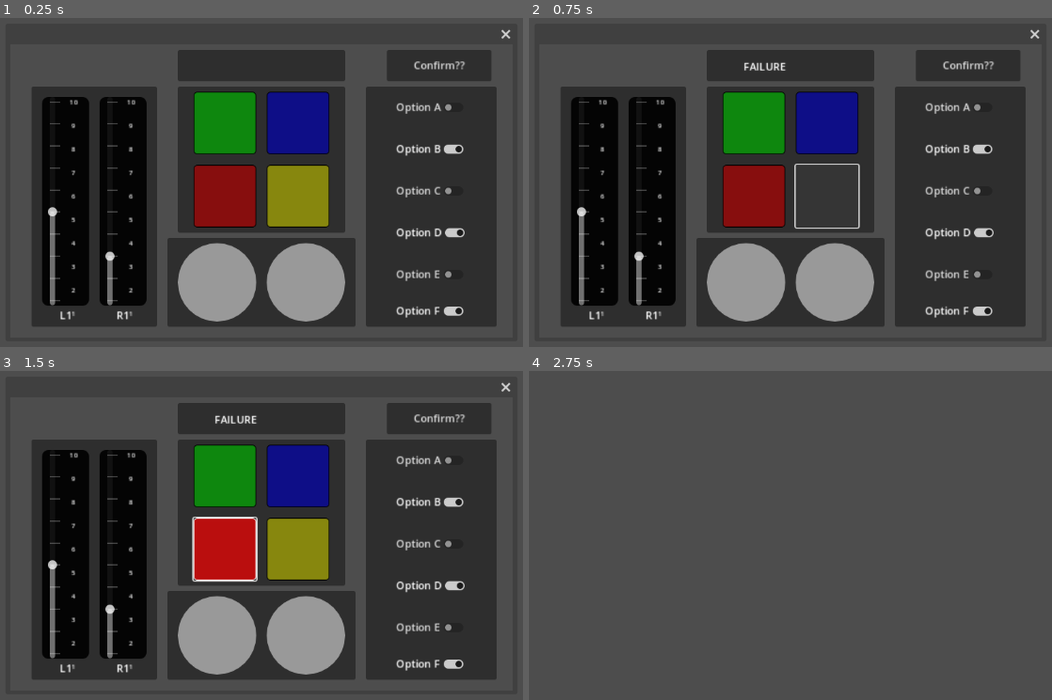
Above: before the commit, frames 1-4 (two rows, left to right).
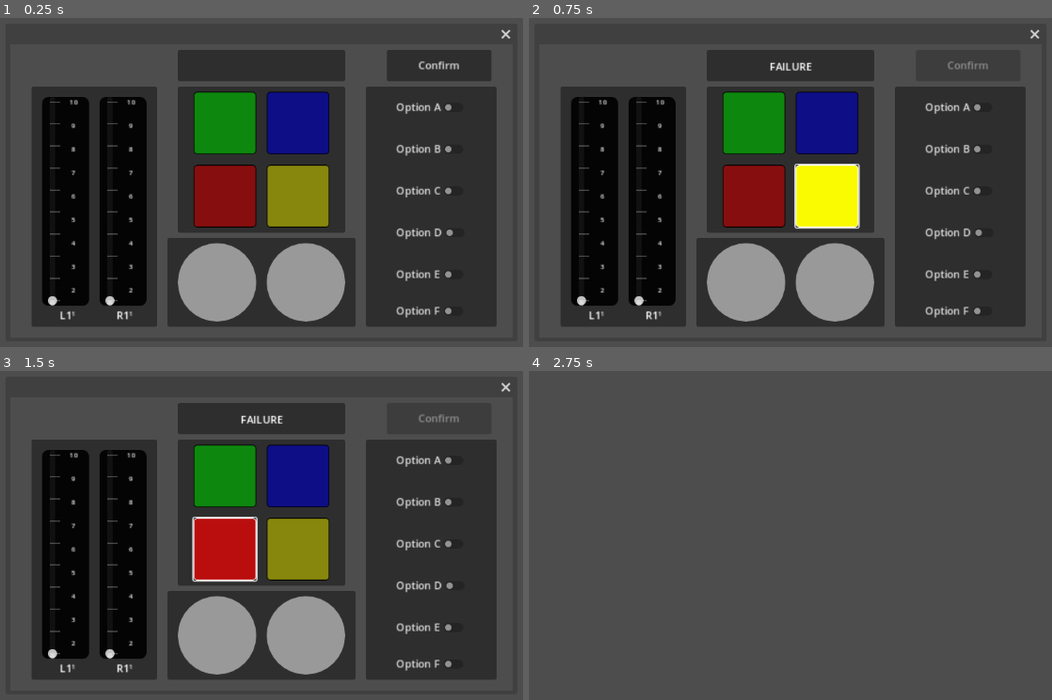
Above: after the commit, the same moments.

Repository: andrewpressman/Operation-OS
Game: Godot game, scene res://Tasks/Buttons.tscn
Same seed, same stepped clock (60 frames per second), same inputs: the game is played once before the commit and once after it. This scene is started directly instead of the project's main scene.
Inputs (mouse positions are in pixels of both pictures, inside the frame that each line leads up to):
- Up to frame 1 (0.25 s): no input
- Up to frame 2 (0.75 s): click (827, 195) at 0.5 s
- Up to frame 3 (1.5 s): click (224, 548) at 1.25 s
- Up to frame 4 (2.75 s): tap Enter at 2 s

The runs differ from the first frame. In frame 1, 1.0% of the frame differs, in the area x 9-90%, y 13-91%; in frame 2, 3.5%, in the area x 9-89%, y 13-91%; in frame 3, 1.2%; in frame 4, nothing differs.

Commit message:
buttons window elements now all function
Levers, switchboard and buttons all correctly display instructions and confirm success and failure

Diff:
--- a/Tasks/Buttons.gd
+++ b/Tasks/Buttons.gd
@@ -4,10 +4,15 @@
 var PressedButton : int
 var TargetWindow : int
 var TargetButton : int
+var TargetL1 : int
+var TargetR1 : int
+var TargetSwitch : int
+var TargetSwitchValue : int
 
 # Called when the node enters the scene tree for the first time.
 func _ready():
 	SetTarget()
+	SetDisplay()
 	SetLevers(true)
 	SetSwitchBoard(true)
 
@@ -18,21 +23,44 @@
 #Gets which button needs to be pressed
 func SetTarget():
 	if !GlobalObj.ObjectiveComplete:
-		TargetWindow = GlobalObj.TargetButton
+		TargetWindow = GlobalObj.TargetWindow
 		match TargetWindow:
 			1:
 				#Press 1 of 4 buttons
-				TargetButton = randi_range(1,4)
+				TargetButton = GlobalObj.TargetButton
 			2:
-				#UpdateL1
-				pass
+				#UpdateL1 and R1
+				TargetL1 = GlobalObj.TargetLeversL1
+				TargetR1 = GlobalObj.TargetLeversR1
 			3:
-				#UpdateR1
-				pass
-			4:
-				pass
+				TargetSwitch = GlobalObj.TargetSwitch
+				if GlobalObj.SwitchBoard[TargetSwitch] == 0: TargetSwitchValue = 1
+				else: TargetSwitchValue = 0
+
 	else:
 		TargetWindow = 5
+
+func SetDisplay():
+	match GlobalObj.TargetWindow:
+		1:
+			if TargetButton == 1:
+				$Display/Label.text = "Press button Red"
+			if TargetButton == 2:
+				$Display/Label.text = "Press button Blue"
+			if TargetButton == 3:
+				$Display/Label.text = "Press button Green"
+			if TargetButton == 4:
+				$Display/Label.text = "Press button Yellow"
+		2:
+			$Display/Label.text = "Set L1 to: " + str(GlobalObj.TargetLeversL1) + "& Set R1 to: " + str(GlobalObj.TargetLeversR1)
+		3:
+			match GlobalObj.TargetSwitch:
+				0: $Display/Label.text = "Flip switch: Option A"
+				1: $Display/Label.text = "Flip switch: Option B"
+				2: $Display/Label.text = "Flip switch: Option C"
+				3: $Display/Label.text = "Flip switch: Option D"
+				4: $Display/Label.text = "Flip switch: Option E"
+				5: $Display/Label.text = "Flip switch: Option F"
 
 func SetSwitchBoard(input : bool):
 	if input:
@@ -49,17 +77,17 @@
 		if GlobalObj.SwitchBoard[5] == 1: $Switches/Switch6.button_pressed = true
 		else: $Switches/Switch6.button_pressed = false
 	else:
-		if $Switches/Switch1.button_pressed: GlobalObj.SwitchBoard[1] = 1
+		if $Switches/Switch1.button_pressed: GlobalObj.SwitchBoard[0] = 1
 		else: GlobalObj.SwitchBoard[0] = 0
-		if $Switches/Switch2.button_pressed: GlobalObj.SwitchBoard[2] = 1
+		if $Switches/Switch2.button_pressed: GlobalObj.SwitchBoard[1] = 1
 		else: GlobalObj.SwitchBoard[1] = 0
-		if $Switches/Switch3.button_pressed: GlobalObj.SwitchBoard[3] = 1
+		if $Switches/Switch3.button_pressed: GlobalObj.SwitchBoard[2] = 1
 		else: GlobalObj.SwitchBoard[2] = 0
-		if $Switches/Switch4.button_pressed: GlobalObj.SwitchBoard[4] = 1
+		if $Switches/Switch4.button_pressed: GlobalObj.SwitchBoard[3] = 1
 		else: GlobalObj.SwitchBoard[3] = 0
-		if $Switches/Switch5.button_pressed: GlobalObj.SwitchBoard[5] = 1
+		if $Switches/Switch5.button_pressed: GlobalObj.SwitchBoard[4] = 1
 		else: GlobalObj.SwitchBoard[4] = 0
-		if $Switches/Switch6.button_pressed: GlobalObj.SwitchBoard[6] = 1
+		if $Switches/Switch6.button_pressed: GlobalObj.SwitchBoard[5] = 1
 		else: GlobalObj.SwitchBoard[5] = 0
 
 func SetLevers(input : bool):
@@ -68,11 +96,29 @@
 		$Levers/Slider2/VSlider.set_value(GlobalObj.LeversR1 * 10)
 	else:
 		GlobalObj.LeversL1 = $Levers/Slider1/VSlider.value / 10
-		GlobalObj.LeversR1 = $Levers/Slider1/VSlider.value / 10
+		GlobalObj.LeversR1 = $Levers/Slider2/VSlider.value / 10
+#COLORS: 175
+func Confirm():
+	SetLevers(false)
+	SetSwitchBoard(false)
+	var CorrectSwitch : bool = false
+	var case = GlobalObj.TargetWindow
+	match case:
+		2:
+			#verify L1 and R1
+			if TargetL1 == GlobalObj.TargetLeversL1 && TargetR1 == GlobalObj.TargetLeversR1:
+				Verify(true)
+			else:
+				Verify(false)
+		3:
+			#verify Switchboard
+			if GlobalObj.SwitchBoard[TargetSwitch] == TargetSwitchValue:
+				Verify(true)
+			else:
+				Verify(false)
 
-#Sends a success when correct button is complete, fail when incorrect
-func MatchButton():
-	if PressedButton == TargetButton:
+func Verify(con : bool):
+	if con:
 		$Display/Label.text = "SUCESS"
 		if GlobalVar.CurrentObj == 2 && !GlobalObj.ObjectiveComplete:
 			GlobalObj.TaskFailed == false
@@ -85,8 +131,16 @@
 		await get_tree().create_timer(1).timeout
 		Kill()
 
+	GlobalObj.ObjectiveComplete = true
 
-	GlobalObj.ObjectiveComplete = true
+#Sends a success when correct button is complete, fail when incorrect
+#TODO: shift to sequence?
+func MatchButton():
+	$Confirm.disabled = true
+	if PressedButton == TargetButton:
+		Verify(true)
+	else:
+		Verify(false)
 
 func RedButton():
 	PressedButton = 1
--- a/Tasks/Buttons.tscn
+++ b/Tasks/Buttons.tscn
@@ -1,8 +1,21 @@
-[gd_scene load_steps=9 format=3 uid="uid://b5wvidfv3nema"]
+[gd_scene load_steps=12 format=3 uid="uid://b5wvidfv3nema"]
 
 [ext_resource type="Script" path="res://Tasks/Buttons.gd" id="1_y6534"]
 [ext_resource type="StyleBox" uid="uid://d03i1mx53io2p" path="res://Assets/StyleBoxes/Buttons.tres" id="2_gfsxd"]
 
+[sub_resource type="StyleBoxFlat" id="StyleBoxFlat_8r7pg"]
+bg_color = Color(0.980392, 0.980392, 0, 1)
+border_width_left = 2
+border_width_top = 2
+border_width_right = 2
+border_width_bottom = 2
+border_color = Color(1, 1, 1, 1)
+border_blend = true
+corner_radius_top_left = 5
+corner_radius_top_right = 5
+corner_radius_bottom_right = 5
+corner_radius_bottom_left = 5
+
 [sub_resource type="StyleBoxFlat" id="StyleBoxFlat_65n1i"]
 bg_color = Color(0.686275, 0.686275, 0, 0.686275)
 border_width_left = 2
@@ -29,6 +42,19 @@
 corner_radius_bottom_right = 5
 corner_radius_bottom_left = 5
 
+[sub_resource type="StyleBoxFlat" id="StyleBoxFlat_ggmxu"]
+bg_color = Color(0, 0, 1, 1)
+border_width_left = 2
+border_width_top = 2
+border_width_right = 2
+border_width_bottom = 2
+border_color = Color(1, 1, 1, 1)
+border_blend = true
+corner_radius_top_left = 5
+corner_radius_top_right = 5
+corner_radius_bottom_right = 5
+corner_radius_bottom_left = 5
+
 [sub_resource type="StyleBoxFlat" id="StyleBoxFlat_qow8u"]
 bg_color = Color(0, 0, 0.686275, 0.686275)
 border_width_left = 2
@@ -36,6 +62,19 @@
 border_width_right = 2
 border_width_bottom = 2
 border_color = Color(0, 0, 0, 1)
+border_blend = true
+corner_radius_top_left = 5
+corner_radius_top_right = 5
+corner_radius_bottom_right = 5
+corner_radius_bottom_left = 5
+
+[sub_resource type="StyleBoxFlat" id="StyleBoxFlat_7blbu"]
+bg_color = Color(0, 1, 0, 1)
+border_width_left = 2
+border_width_top = 2
+border_width_right = 2
+border_width_bottom = 2
+border_color = Color(1, 1, 1, 1)
 border_blend = true
 corner_radius_top_left = 5
 corner_radius_top_right = 5
@@ -80,7 +119,7 @@
 offset_top = 8.0
 offset_right = 736.0
 offset_bottom = 56.0
-text = "Confirm??"
+text = "Confirm"
 
 [node name="Buttons" type="Panel" parent="."]
 offset_left = 256.0
@@ -94,6 +133,7 @@
 offset_top = 120.0
 offset_right = 232.0
 offset_bottom = 216.0
+theme_override_styles/hover = SubResource("StyleBoxFlat_8r7pg")
 theme_override_styles/normal = SubResource("StyleBoxFlat_65n1i")
 
 [node name="Red" type="Button" parent="Buttons"]
@@ -111,6 +151,7 @@
 offset_top = 8.0
 offset_right = 232.0
 offset_bottom = 104.0
+theme_override_styles/hover = SubResource("StyleBoxFlat_ggmxu")
 theme_override_styles/normal = SubResource("StyleBoxFlat_qow8u")
 
 [node name="Green" type="Button" parent="Buttons"]
@@ -119,6 +160,7 @@
 offset_top = 8.0
 offset_right = 120.0
 offset_bottom = 104.0
+theme_override_styles/hover = SubResource("StyleBoxFlat_7blbu")
 theme_override_styles/normal = SubResource("StyleBoxFlat_na2dj")
 
 [node name="Display" type="Panel" parent="."]
@@ -135,7 +177,7 @@
 layout_mode = 0
 offset_left = 8.0
 offset_top = 10.0
-offset_right = 168.0
+offset_right = 249.0
 offset_bottom = 42.0
 horizontal_alignment = 1
 vertical_alignment = 1
@@ -332,8 +374,9 @@
 offset_bottom = 359.0
 text = "Option F"
 
-[connection signal="pressed" from="Confirm" to="." method="Show"]
-[connection signal="pressed" from="Buttons/Yellow" to="." method="GreenButton"]
+[connection signal="close_requested" from="." to="." method="Kill"]
+[connection signal="pressed" from="Confirm" to="." method="Confirm"]
+[connection signal="pressed" from="Buttons/Yellow" to="." method="YellowButton"]
 [connection signal="pressed" from="Buttons/Red" to="." method="RedButton"]
 [connection signal="pressed" from="Buttons/Blue" to="." method="BlueButton"]
 [connection signal="pressed" from="Buttons/Green" to="." method="GreenButton"]
--- a/global_Objectives.gd
+++ b/global_Objectives.gd
@@ -11,15 +11,29 @@
 	NumberpadNum = random_number
 
 
+var TargetWindow: int
 var TargetButton : int
-var LeversL1 : float = 5
-var LeversR1 : float = 3
-var SwitchBoard = [0,1,0,1,0,1]
+var LeversL1 : float
+var LeversR1 : float
+var TargetLeversL1 : float
+var TargetLeversR1 : float
+var TargetSwitch : int
+var SwitchBoard = [0,0,0,0,0,0]
 func GetRandomButton():
 	GlobalVar.CurrentObj = 2
 	ObjectiveComplete = false
-	var random_number = randi_range(1,4)
-	TargetButton = random_number
+	var random_number = randi_range(1,3)
+	TargetWindow = random_number
+	match TargetWindow:
+		1:
+			TargetButton = randi_range(1,4)
+		2:
+			var Lrand = randi_range(1,10)
+			var Rrand = randi_range(1,10)
+			TargetLeversL1 = Lrand
+			TargetLeversR1 = Rrand
+		3:
+			TargetSwitch = randi_range(0,5)
 
 
 var FileTransfered : bool
